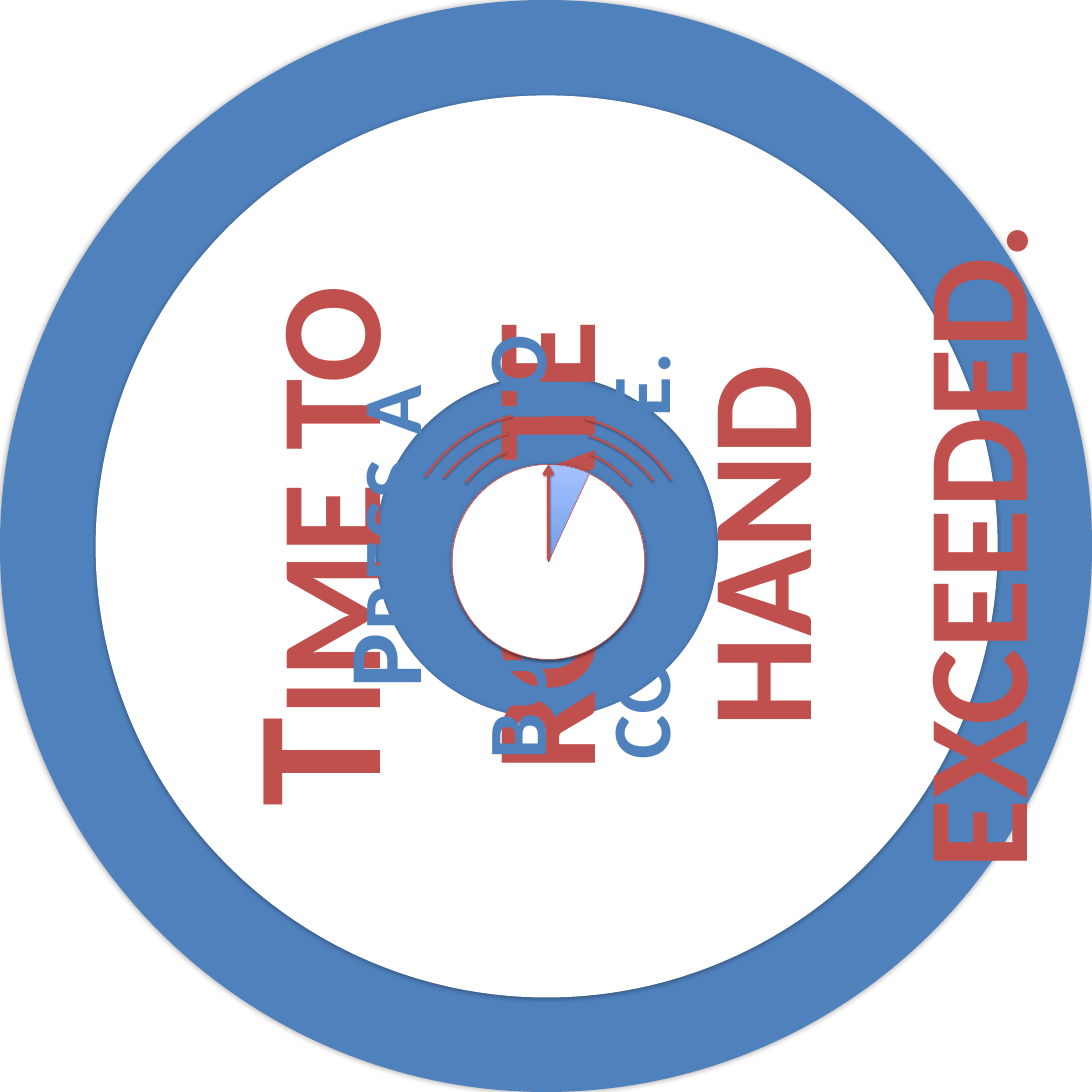
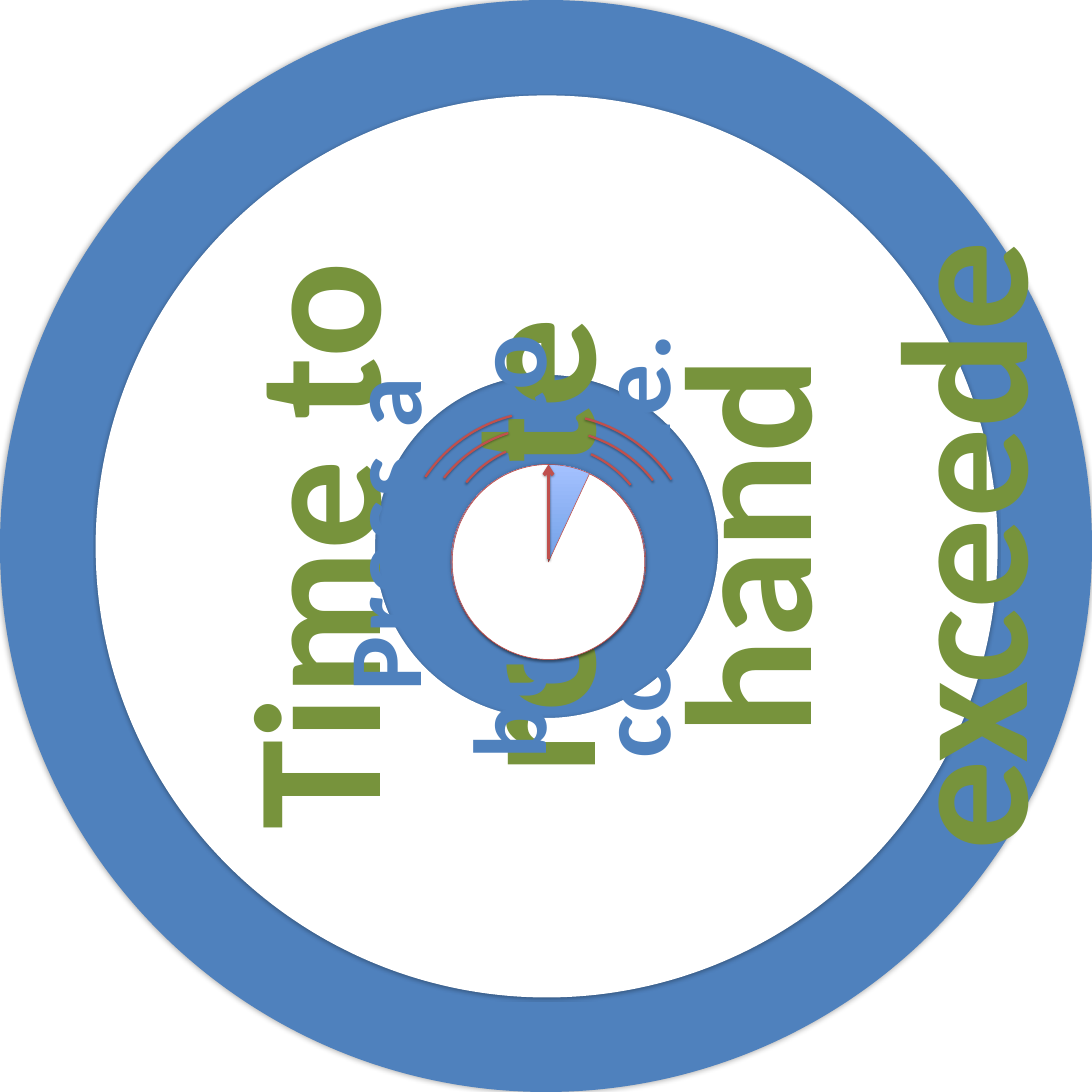
Before and after one commit to PsyPhy/GripGraspISS, a slide deck: slide 12 of Source Code/GraspBMPs/GraspCircularPrompts.pptx. Drawn at 1092x1092 pixels with LibreOffice and Linux fonts; fonts in the diff are those of the drawing. Boxes give left, top, right and bottom in pixels: in the first picture for what was removed or moved away, otherwise in the second. Text is boxed around its words. In the diff, an @@ line names an element or a change of style, - is before the commit and + after.

```diff
--- a/Source Code/GraspBMPs/GraspCircularPrompts.pptx
+++ b/Source Code/GraspBMPs/GraspCircularPrompts.pptx
@@ text "Time to rotate hand exceeded." at box(209, 277, 859, 818): text colour #C0504D to #77933C, small capitals off @@
@@ text "Press a button to continue." at box(323, 344, 699, 750): small capitals off @@
```
Also in this commit, not shown: 13 other slides changed, 14 other files.
